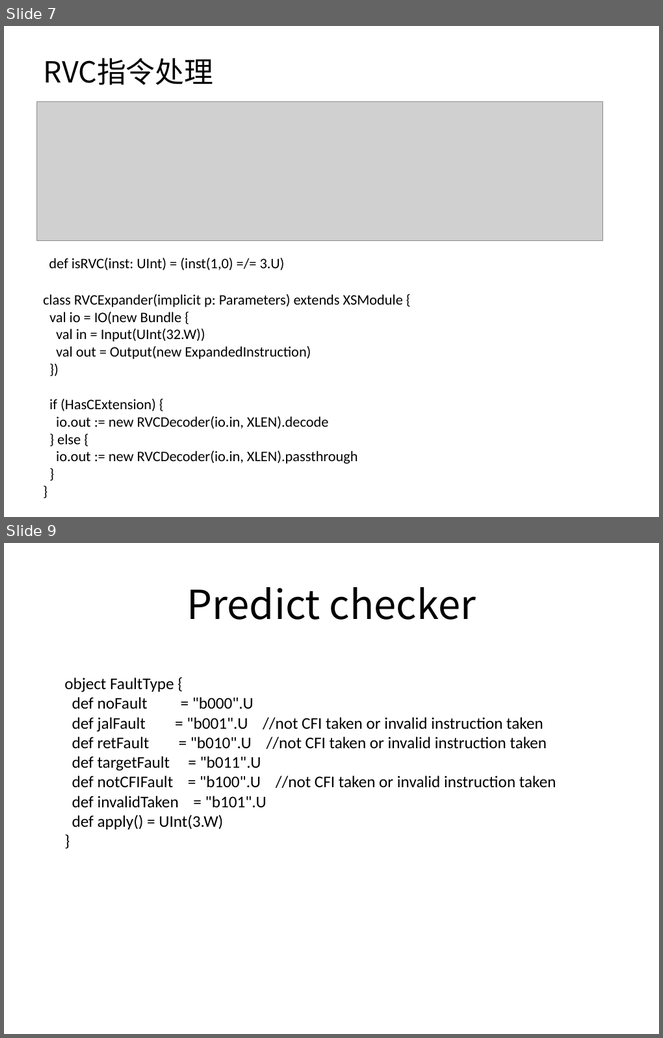
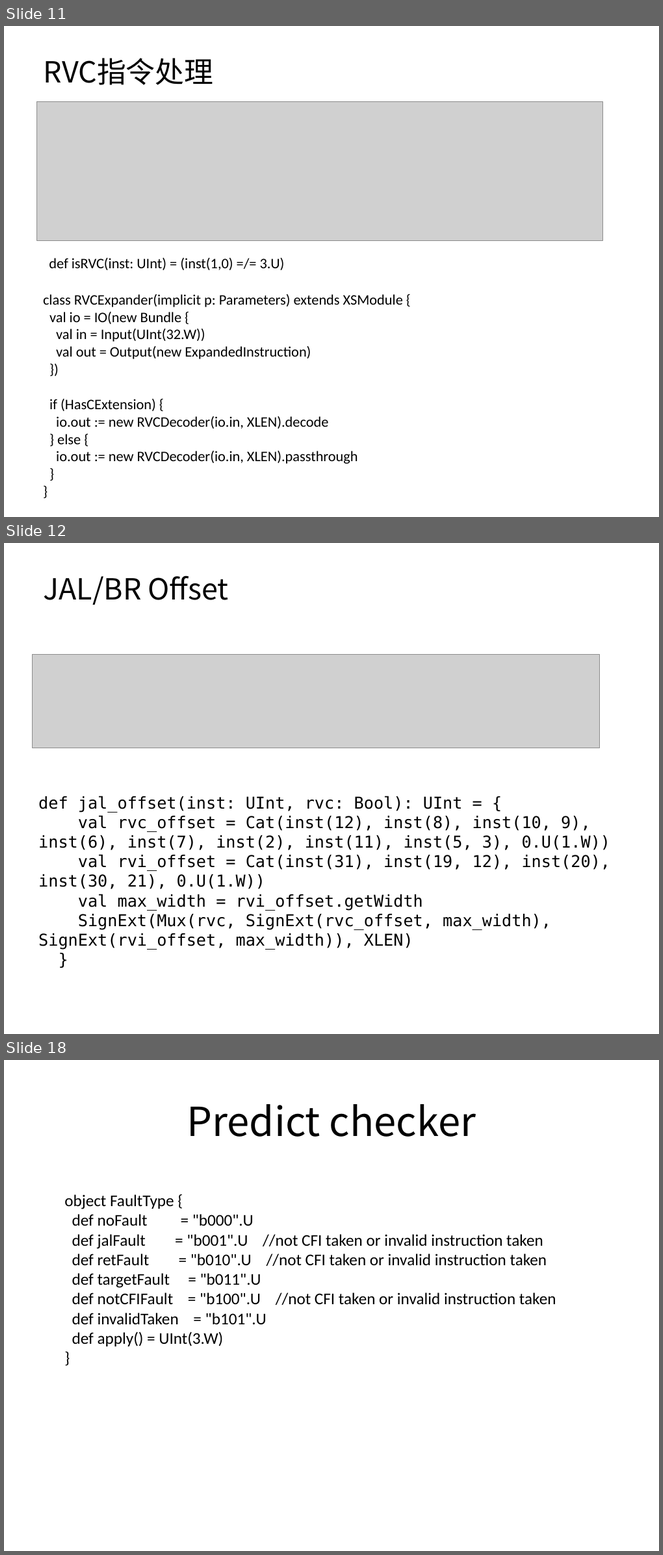
Before and after one commit to sqduan/Xiangshan_Learning, a slide deck: Documents/PreDecoder.pptx. Shown one above the other, each under a label of ours: slides 7 and 9 before the commit, slides 11, 12 and 18 after it; the slides between them are not shown. The pictures are 663x1038 and 663x1555 pixels, drawn with LibreOffice and Linux fonts; fonts in the diff are those of the drawing; grey boxes stand for pictures. Boxes give left, top, right and bottom in pixels: in the first picture for what was removed or moved away, otherwise in the second. Text is boxed around its words. In the diff, an @@ line names an element or a change of style, - is before the commit and + after.

```diff
--- a/Documents/PreDecoder.pptx
+++ b/Documents/PreDecoder.pptx
@@ slide 12 added at <box>4,543,659,1034</box>, background #FFFFFF @@
@@ title added at <box>43,575,229,605</box>, 32 pt, text #000000 @@
+JAL/BR Offset
@@ picture added at <box>32,654,599,748</box> @@
@@ text added at <box>38,796,611,950</box>, 18 pt, text #000000 @@
+def jal_offset(inst: UInt, rvc: Bool): UInt = {
+val rvc_offset = Cat(inst(12), inst(8), inst(10, 9), inst(6), inst(7), inst(2), inst(11), inst(5, 3), 0.U(1.W))
+val rvi_offset = Cat(inst(31), inst(19, 12), inst(20), inst(30, 21), 0.U(1.W))
+val max_width = rvi_offset.getWidth
+SignExt(Mux(rvc, SignExt(rvc_offset, max_width), SignExt(rvi_offset, max_width)), XLEN)
+}
@@ what was slide 7 is now slide 11 @@
@@ what was slide 9 is now slide 18 @@
```
Also in this commit, not shown: 10 other slides added, 1 slide removed.
